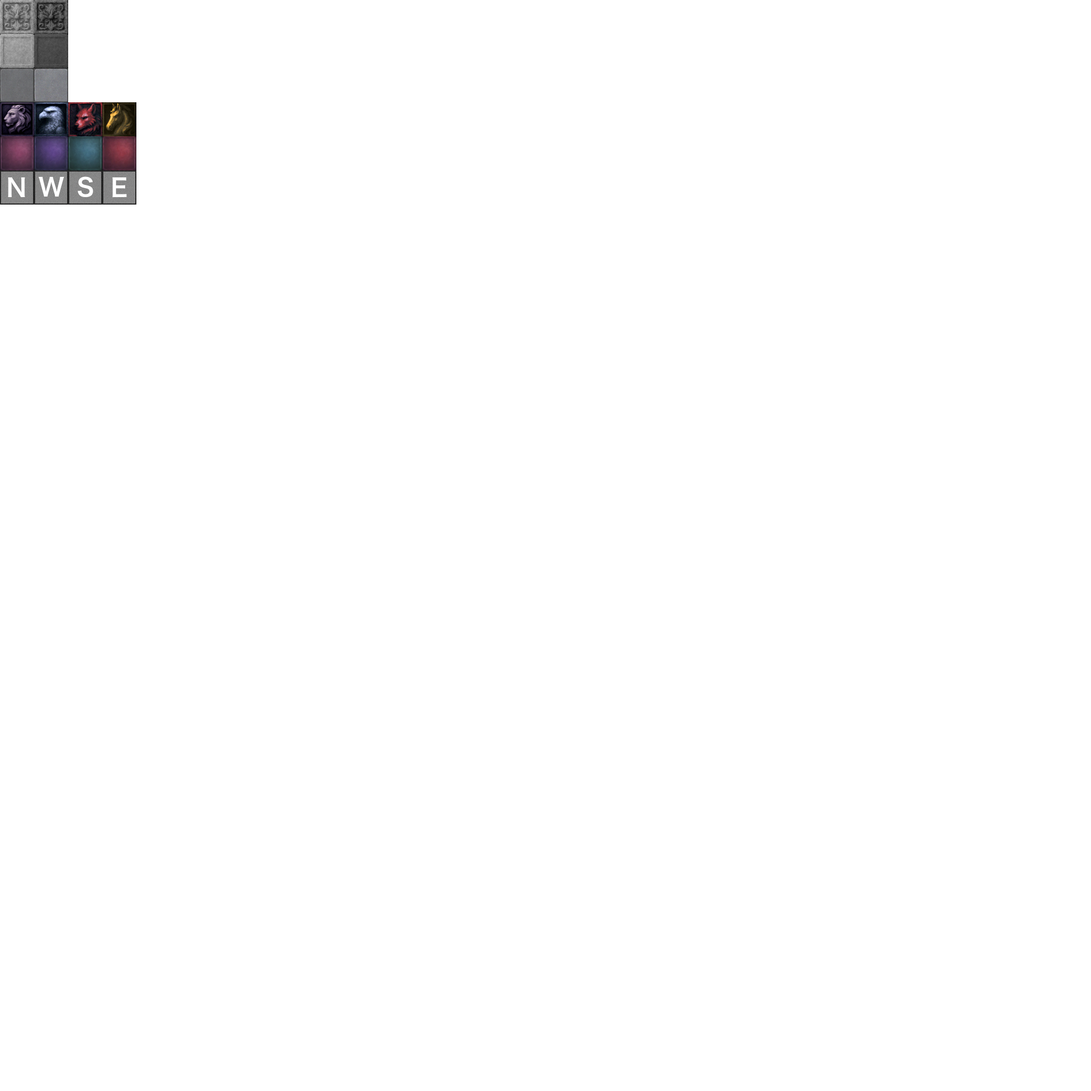
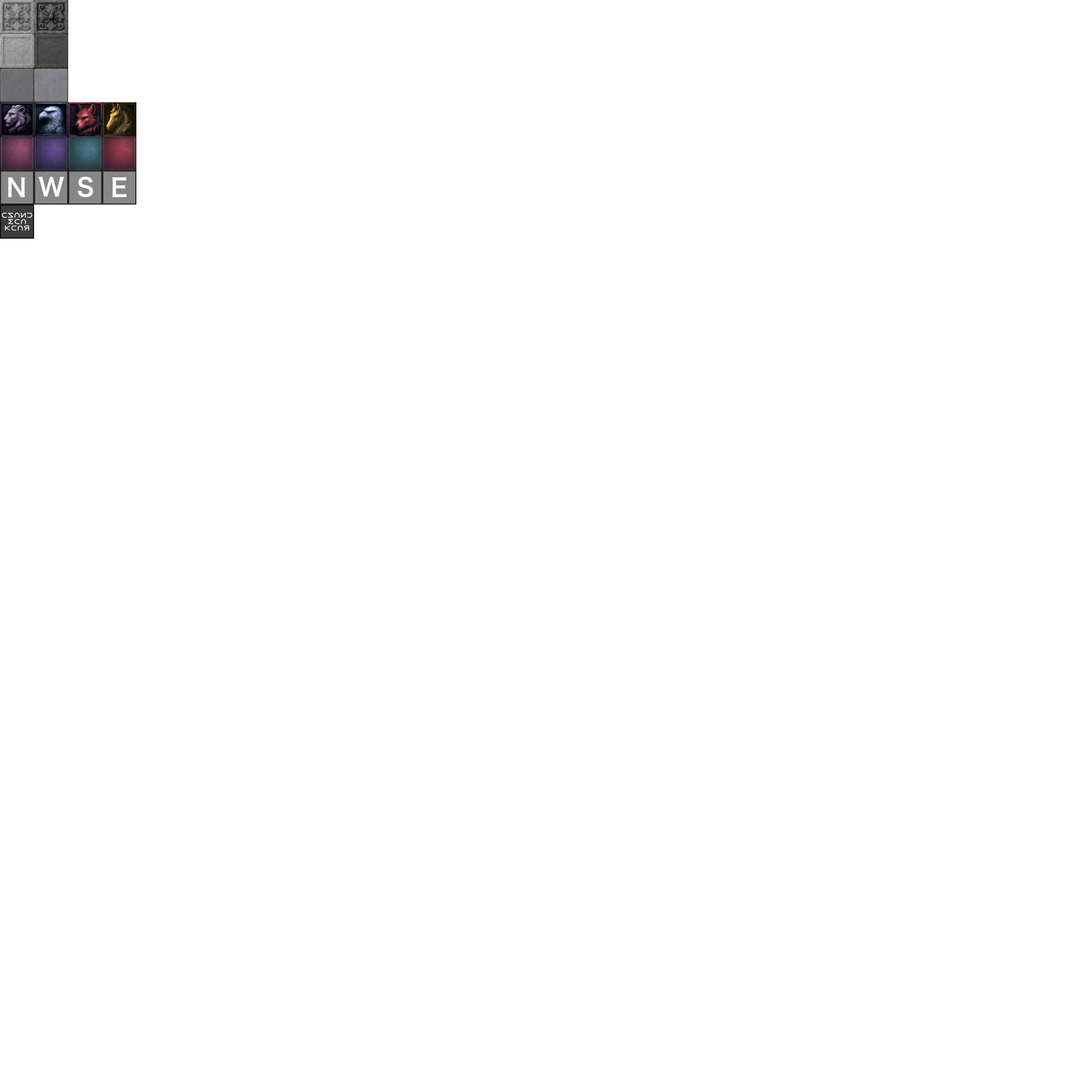
Revision of a layered (1091, 1091) image; what changed, layer by layer:
added layer "esayi ..." above "Layer" over [1, 212, 33, 231]
painted on "Layer" over [0, 204, 35, 239]
